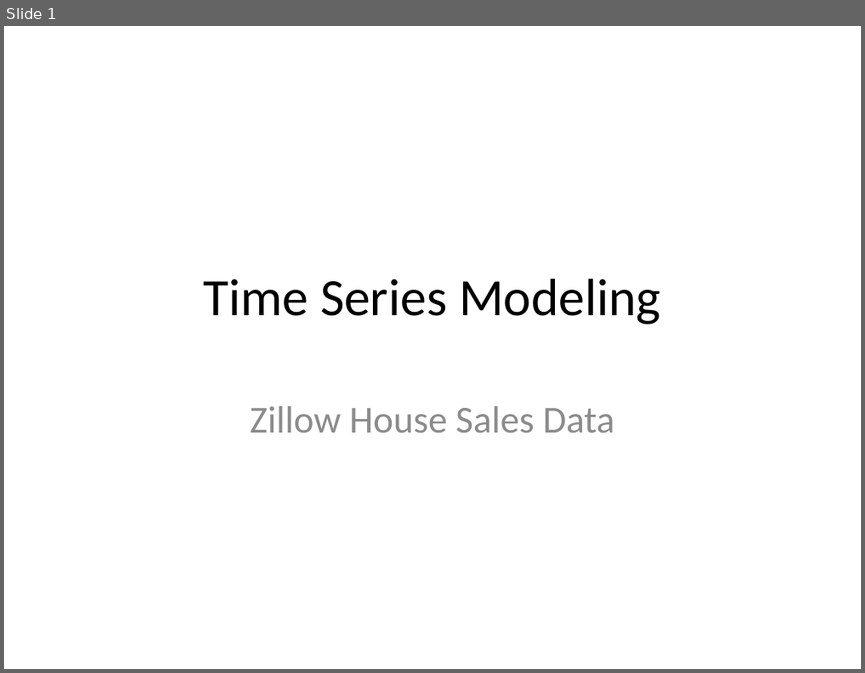
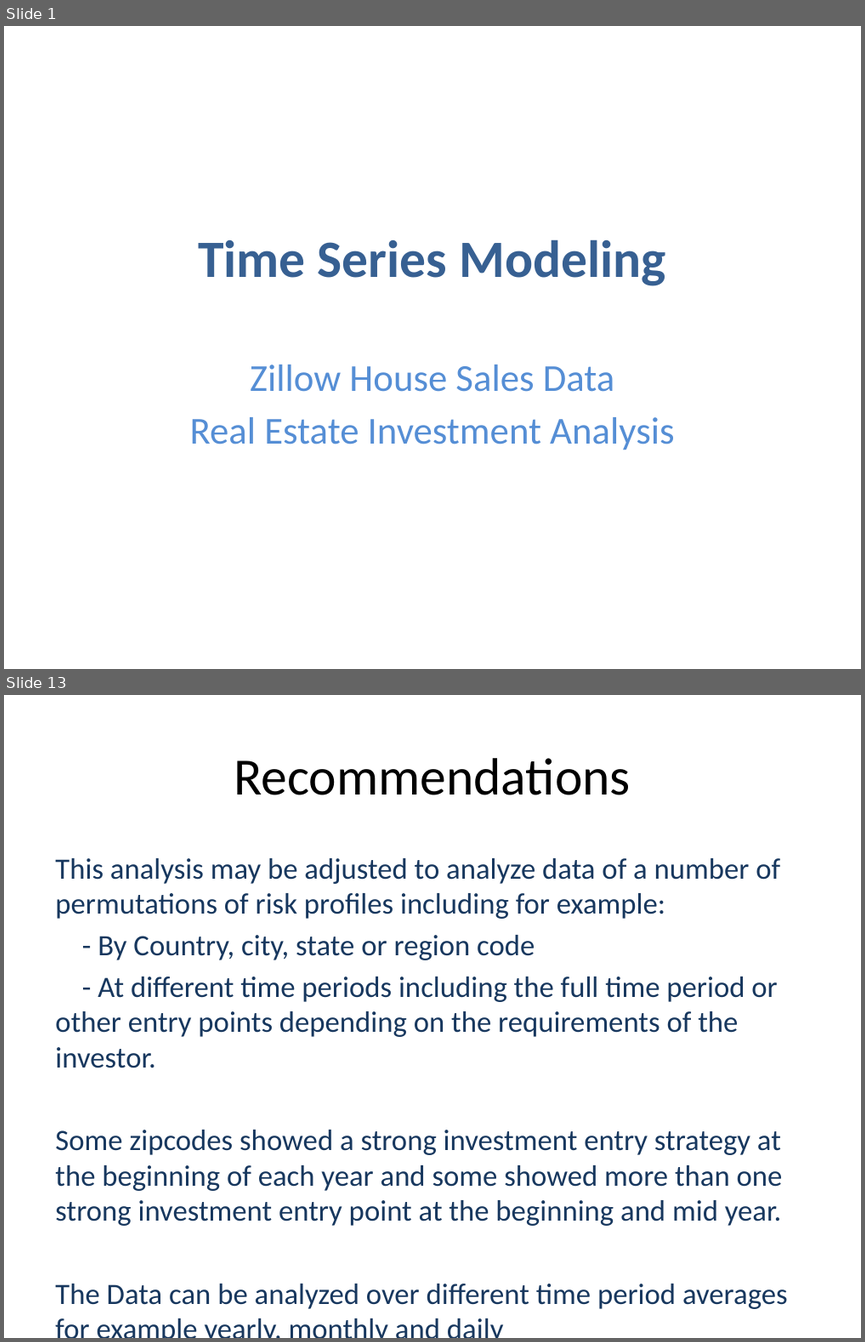
Before and after one commit to Sue-Mir/Module4_Project_Time_Series_Modelling, a slide deck: time-series/Project4_NonTechnicalPresentation.pptx. Shown one above the other, each under a label of ours: slide 1 before the commit, slides 1 and 13 after it; the slides between them are not shown. The pictures are 865x673 and 865x1342 pixels, drawn with LibreOffice and Linux fonts; fonts in the diff are those of the drawing. Boxes give left, top, right and bottom in pixels: in the first picture for what was removed or moved away, otherwise in the second. Text is boxed around its words. In the diff, an @@ line names an element or a change of style, - is before the commit and + after.

```diff
--- a/time-series/Project4_NonTechnicalPresentation.pptx
+++ b/time-series/Project4_NonTechnicalPresentation.pptx
@@ slide 13 added at [4,695,861,1338], background #FFFFFF @@
@@ title added at [234,758,630,795], 44 pt, text #000000 @@
+Recommendations
@@ text added at [55,858,788,1309], 24.8 pt, text #17375E @@
+This analysis may be adjusted to analyze data of a number of permutations of risk profiles including for example:
+- By Country, city, state or region code
+- At different time periods including the full time period or other entry points depending on the requirements of the investor.
+Some zipcodes showed a strong investment entry strategy at the beginning of each year and some showed more than one strong investment entry point at the beginning and mid year.
+The Data can be analyzed over different time period averages for example yearly, monthly and daily
@@ slide 1 changed as well @@
@@ title "Time Series Modeling": place and size @@
-title "Time Series Modeling" at [203,278,661,324]
+title "Time Series Modeling" at [198,239,665,286]
@@ title "Time Series Modeling" at [198,239,665,286]: text colour #000000 to #376092, bold on @@
@@ subtitle "Zillow House Sales Data": place and size @@
-subtitle "Zillow House Sales Data" at [250,406,615,432]
+subtitle "Zillow House Sales Data" at [190,364,674,449]
@@ subtitle at [250,364,615,392]: text colour #8C8C8C to #558ED5 in "Zillow House Sales Data" @@
@@ subtitle at [190,417,674,449]: paragraph added @@
+Real Estate Investment Analysis
```
Also in this commit, not shown: 12 other slides added, 1 slide removed.
